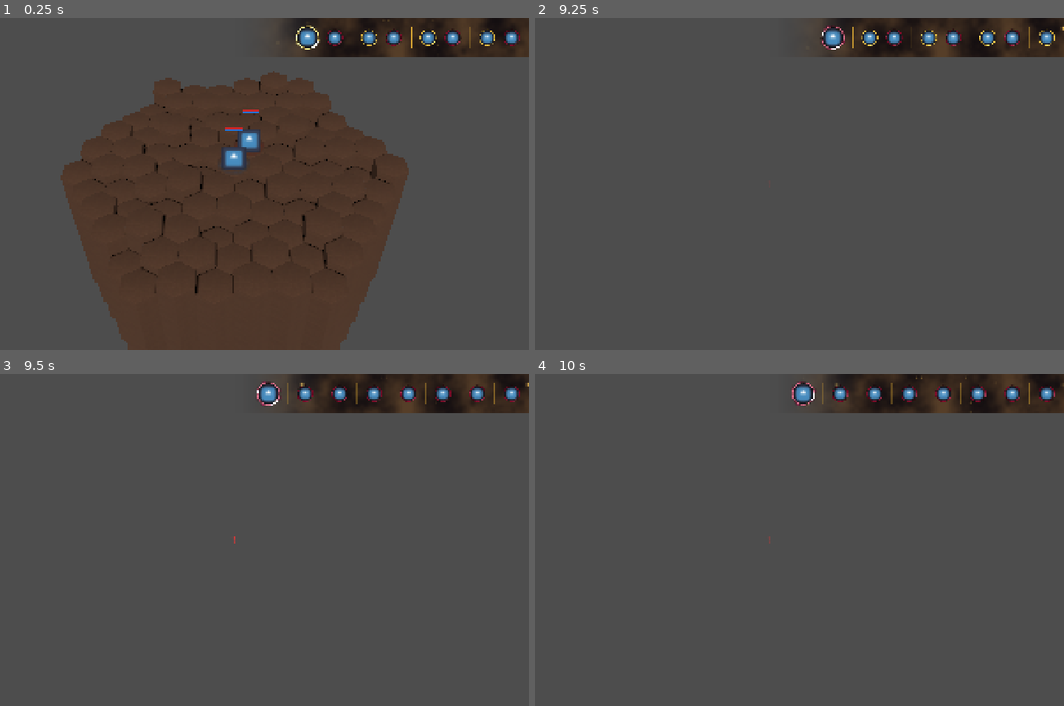
Above: before the commit, frames 1-4 (two rows, left to right).
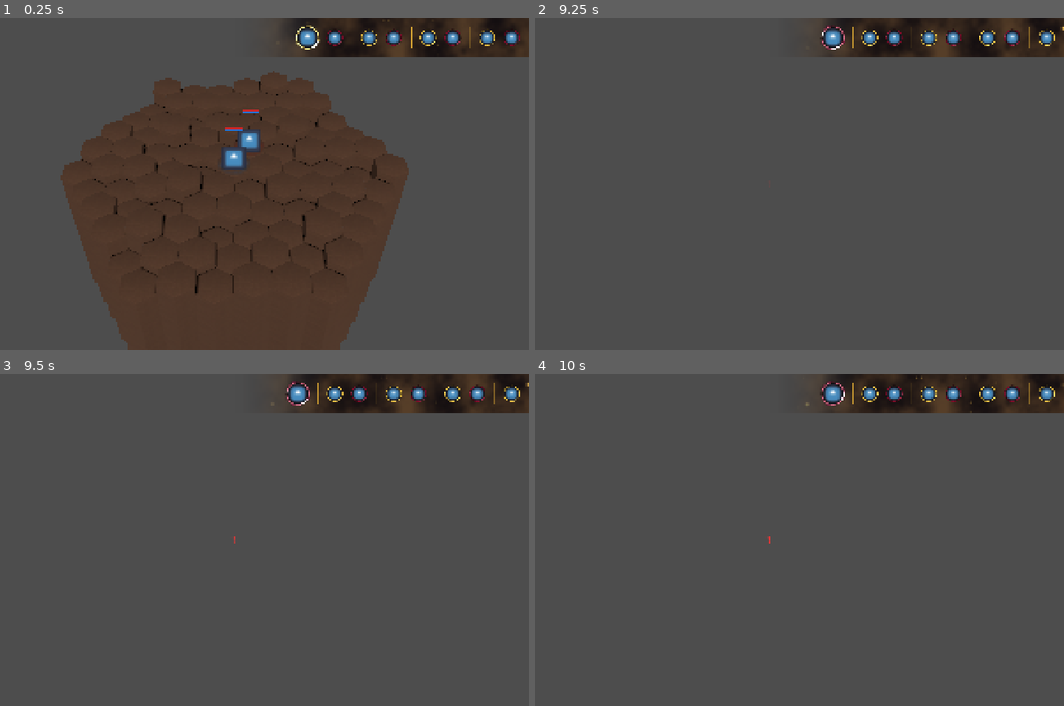
Above: after the commit, the same moments.

Repository: Kobraxos/Mythologia
Game: Godot game, scene res://levels/test_room/test_level.tscn
The game is run twice, just before and just after one commit, with the same random seed, the same clock (stepped at 60 frames per second) and the same inputs. The project has no main scene, so this scene is started directly. The engine's default icon, where the game draws it, is replaced by a stand-in: a white triangle on a blue panel in a dark square.
Inputs (mouse positions are in pixels of both pictures, inside the frame that each line leads up to):
- Up to frame 1 (0.25 s): no input
- Up to frame 2 (9.25 s): tap Enter at 0.5 s; move the mouse to (900, 167) at 0.52 s; hold Up (ui_up) 0.53-1.28 s; tap S (camera_backward) at 0.6, 8.85 s; move the mouse to (651, 200) at 1.27 s; tap W (camera_forward) at 1.35 s; move the mouse to (825, 110) at 2.02 s; hold Up (ui_up) 2.03-3.53 s; tap A (camera_left) at 2.1 s; move the mouse to (741, 250) at 2.77 s; tap D (camera_right) at 2.85 s; tap R (camera_reset) every 0.75 s from 3.5 to 6.5 s; move the mouse to (947, 233) at 3.52 s; tap Q (camera_rotate_left) at 3.6 s; move the mouse to (593, 134) at 4.27 s; tap E (camera_rotate_right) at 4.35 s; move the mouse to (799, 184) at 5.02 s; hold Mouse wheel up (camera_zoom_in) 5.03-5.78 s; move the mouse to (677, 101) at 5.77 s; hold Up (ui_up) 5.78-8.03 s; tap Mouse wheel down (camera_zoom_out) at 5.85 s; move the mouse to (900, 167) at 6.52 s; press the mouse at (900, 167) at 6.53 s; move the mouse to (651, 200) at 7.27 s; release the mouse at (651, 200) at 7.28 s; tap Space (tactical_end_turn) at 7.35 s; move the mouse to (825, 110) at 8.02 s; hold , (tactical_move) 8.03-8.78 s; move the mouse to (741, 250) at 8.77 s
- Up to frame 3 (9.5 s): no input
- Up to frame 4 (10 s): move the mouse to (947, 589) at 9.52 s; hold Up (ui_up) from 9.53 s (still down); tap W (camera_forward) at 9.6 s

Frames 1-2 are identical in both runs. In frame 3, 1.4% of the frame differs, in the area x 48-99%, y 2-10%; in frame 4, 1.4%, in the area x 43-99%, y 2-52%.

Commit message:
Mise à jour de la barre de vie et de l'unité de test.

Diff:
--- a/data/units/heroes/base_unit_stats.tres
+++ b/data/units/heroes/base_unit_stats.tres
@@ -7,12 +7,54 @@
 
 [resource]
 script = ExtResource("1_t58gu")
-description = "khjhjk"
+id = &"hero_greek_warrior_base"
+unit_name = "Héros Grec"
+description = "Un fier guerrier de la mythologie grecque, équilibré pour le combat au corps-à-corps et la survie."
+lore = "Formé à Sparte, ce guerrier manie la lance et le bouclier avec une précision mortelle. Sa foi lui octroie des pouvoirs solaires."
 icon = ExtResource("2_gbbgr")
 portrait = ExtResource("2_gbbgr")
 world_sprite = ExtResource("2_gbbgr")
+level = 1
 mythology = 1
+unit_type = 0
+rarity = 2
+unit_class = 0
+action_points = 2
+initiative = 6
+max_health = 25
+max_shield = 5
+hp_regen_per_turn = 1
 max_mana = 20
+mana_regen_per_turn = 2
+movement_points = 4
+movement_type = 0
 max_elevation_jump = 2
+knockback_resistance = 0.2
+vision_range = 5
+base_physical_damage = 6
+base_mythic_damage = 2
+damage_dealt_multiplier = 1.0
+physical_defense = 3
+mythic_defense = 1
+damage_taken_multiplier = 1.0
+physical_penetration = 0.05
+mythic_penetration = 0.0
+base_accuracy = 1.0
+base_evasion = 0.05
+res_fire = 0.1
+res_water = 0.0
+res_ice = 0.0
+res_lightning = 0.0
+res_earth = 0.0
+res_poison = 0.0
+res_light = 0.15
+res_shadow = 0.0
+base_crit_chance = 0.1
+base_crit_multiplier = 1.5
+effect_focus = 0.05
+effect_resistance = 0.1
+outgoing_healing_multiplier = 1.0
+incoming_healing_multiplier = 1.1
 base_attack = ExtResource("1_2366t")
 active_skills = Array[Resource]([ExtResource("1_2366t"), ExtResource("2_3ge3s")])
+passive_skills = Array[Resource]([])
--- a/systems/combat/combat_manager.gd
+++ b/systems/combat/combat_manager.gd
@@ -26,6 +26,13 @@
 		cmd.int_payload = amount
 		cmd.string_payload = "CRIT" if is_crit else "DAMAGE"
 		captured_texts.append(cmd)
+
+		# AAA UI : Capture de la santé post-impact pour le Séquenceur
+		var hp_cmd := VisualCommand.new()
+		hp_cmd.type = VisualCommand.Type.UPDATE_HEALTH_BAR
+		hp_cmd.target = t
+		if t.get("health_component") != null: hp_cmd.int_payload = t.health_component.get_current_health()
+		captured_texts.append(hp_cmd)
 
 		# AAA VFX : Injection d'une Commande VFX directionnelle (Statique au point d'impact)
 		var vfx_cmd := VisualCommand.new()
@@ -45,6 +52,13 @@
 		cmd.string_payload = "HEAL"
 		captured_texts.append(cmd)
 
+		# AAA UI : Capture de la santé post-soin pour le Séquenceur
+		var hp_cmd := VisualCommand.new()
+		hp_cmd.type = VisualCommand.Type.UPDATE_HEALTH_BAR
+		hp_cmd.target = t
+		if t.get("health_component") != null: hp_cmd.int_payload = t.health_component.get_current_health()
+		captured_texts.append(hp_cmd)
+
 		# AAA VFX : Injection d'une Commande VFX avec Attachement Dynamique
 		var vfx_cmd := VisualCommand.new()
 		vfx_cmd.type = VisualCommand.Type.SPAWN_VFX
--- a/systems/combat/sequencer/combat_sequencer.gd
+++ b/systems/combat/sequencer/combat_sequencer.gd
@@ -41,6 +41,13 @@
 				if CombatEvents.has_user_signal("visual_text_requested"):
 					CombatEvents.emit_signal("visual_text_requested", cmd.target, cmd.int_payload, is_crit, is_heal, is_dodge)
 
+			VisualCommand.Type.UPDATE_HEALTH_BAR:
+				if CombatEvents.has_user_signal("visual_health_updated"):
+					var max_hp: int = 1
+					if is_instance_valid(cmd.target) and cmd.target.get("health_component") != null:
+						max_hp = cmd.target.health_component.get_max_health()
+					CombatEvents.emit_signal("visual_health_updated", cmd.target, cmd.int_payload, max_hp)
+
 			VisualCommand.Type.SPAWN_VFX:
 				if CombatEvents.has_user_signal("vfx_requested"):
 					CombatEvents.emit_signal("vfx_requested", cmd.string_payload, cmd.position_payload, cmd.direction_payload, cmd.target)
--- a/systems/combat/sequencer/visual_command.gd
+++ b/systems/combat/sequencer/visual_command.gd
@@ -7,7 +7,8 @@
 	PLAY_ANIMATION,
 	FORCED_MOVEMENT,
 	SPAWN_VFX,
-	DAMAGE_NUMBER
+	DAMAGE_NUMBER,
+	UPDATE_HEALTH_BAR
 }
 
 var type: Type
--- a/ui/unit_overlay/unit_overlay.gd
+++ b/ui/unit_overlay/unit_overlay.gd
@@ -21,6 +21,7 @@
 var _hp_tween: Tween
 var _mana_tween: Tween
 var _is_initialized: bool = false
+var _health_initialized: bool = false
 
 func setup(unit: Unit) -> void:
 	_target = unit
@@ -61,12 +62,20 @@
 		bg_style.border_color = Color(0.1, 0.1, 0.1)
 		mana_bar.add_theme_stylebox_override("background", bg_style)
 
-	# Branchement dynamique au composant de vie
+	# Connexion AAA au Séquenceur Visuel (Découplage Logique/UI)
+	if not CombatEvents.has_user_signal("visual_health_updated"):
+		CombatEvents.add_user_signal("visual_health_updated", [
+			{"name": "target", "type": TYPE_OBJECT},
+			{"name": "current", "type": TYPE_INT},
+			{"name": "max_hp", "type": TYPE_INT}
+		])
+	CombatEvents.connect("visual_health_updated", _on_visual_health_updated)
+
 	if _target.health_component:
 		if _target.health_component.has_signal("health_changed"):
 			_target.health_component.connect("health_changed", _on_health_changed)
 
-		# Initialisation immédiate
+		# Initialisation immédiate (État de base)
 		if _target.health_component.has_method("get_current_health") and _target.health_component.has_method("get_max_health"):
 			_on_health_changed(_target.health_component.get_current_health(), _target.health_component.get_max_health())
 
@@ -116,15 +125,23 @@
 
 func _on_health_changed(current: int, max_val: int) -> void:
 	if hp_bar:
+		# AAA : Filtre intelligent. On SNAP instantanément UNIQUEMENT lors de l'initialisation ou d'un buff de Max HP.
+		# Les dégâts purs (même max_val) sont silencieusement ignorés pour laisser le Séquenceur faire son Tween.
+		if not _health_initialized or hp_bar.max_value != max_val:
+			hp_bar.max_value = max_val
+			hp_bar.value = current
+			_health_initialized = true
+
+func _on_visual_health_updated(target: Node3D, current: int, max_val: int) -> void:
+	if target != _target: return
+
+	if hp_bar:
 		hp_bar.max_value = max_val
-		if not _is_initialized:
-			hp_bar.value = current
-		else:
-			if _hp_tween and _hp_tween.is_valid():
-				_hp_tween.kill()
-			# Tween AAA : Décélération cubique pour un effet fluide et naturel
-			_hp_tween = create_tween().set_trans(Tween.TRANS_CUBIC).set_ease(Tween.EASE_OUT)
-			_hp_tween.tween_property(hp_bar, "value", float(current), 0.3)
+		if _hp_tween and _hp_tween.is_valid():
+			_hp_tween.kill()
+		# Tween AAA : Décélération cubique strictement ordonnée par le Séquenceur
+		_hp_tween = create_tween().set_trans(Tween.TRANS_CUBIC).set_ease(Tween.EASE_OUT)
+		_hp_tween.tween_property(hp_bar, "value", float(current), 0.3)
 
 func _on_mana_changed(current: int, max_val: int) -> void:
 	if mana_bar:
